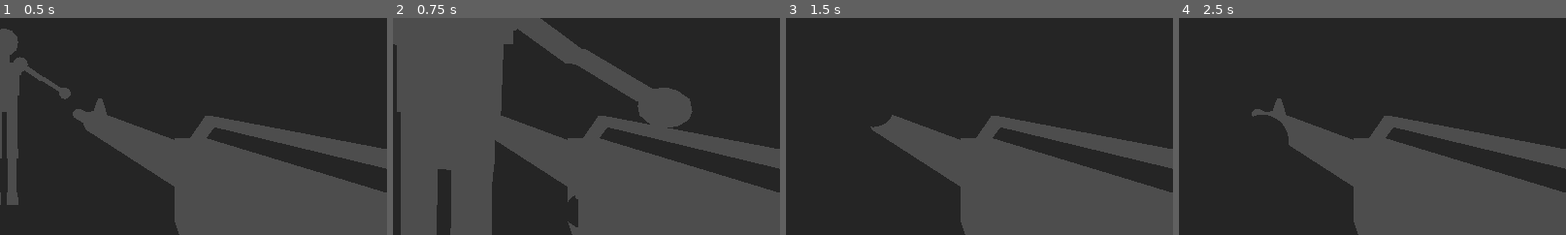
Above: before the commit, frames 1-4 (left to right).
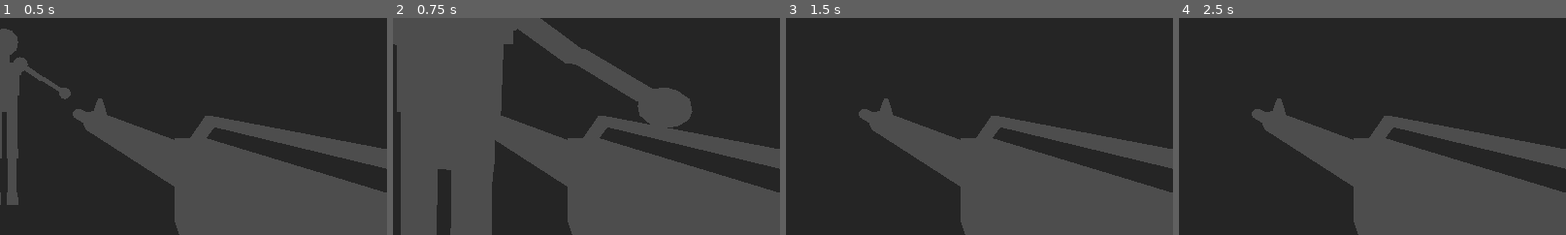
Above: after the commit, the same moments.

Repository: PrestonBrown1/3D-Game
Game: Godot game, scene res://game.tscn
Two runs of this game, one before a commit and one after it. Both use one fixed random seed, a clock stepped at 60 frames per second and the inputs below.
Inputs (mouse positions are % of the whole screen's width and height, from its top left):
- Up to frame 1 (0.5 s): no input
- Up to frame 2 (0.75 s): move the mouse to (49, 52) at 0.52 s; hold W (Forward) from 0.53 s (still down); click (49, 52) at 0.6 s
- Up to frame 3 (1.5 s): keep holding W (Forward); tap Space (Jump) at 0.77 s; move the mouse to (57, 51) at 1.27 s; click (57, 51) at 1.35 s
- Up to frame 4 (2.5 s): keep holding W (Forward); tap Space (Jump) at 1.52 s; tap Enter at 2 s; move the mouse to (42, 49) at 2.02 s; click (42, 49) at 2.1 s
The pictures show only the part of the screen within x 50-99%, y 37-86%; the shares and areas given below are measured in that part.

Frame 1 is identical in both runs. In frame 2, 0.3% of the frame differs, in the area x 45-48%, y 81-97%; in frame 3, 0.6%, in the area x 18-28%, y 37-51%; in frame 4, 0.6%.

Commit message:
Fixed Bullet velocity

Diff:
--- a/Bullet.gd
+++ b/Player/bullet.gd
@@ -1,10 +1,17 @@
-extends Node3D
+extends CharacterBody3D
 var player
+var camera
+const SPEED = 20
 
 # Called when the node enters the scene tree for the first time.
 func _ready():
 	player = get_node("/root/Game/Player")
+	camera = get_node("/root/Game/Player/Camera3D")
+	self.velocity = -1 * player.global_transform.basis.z * SPEED
+	self.velocity.y = camera.global_rotation.x * SPEED
 
+func _physics_process(delta):
+	move_and_slide()
 
 # Called every frame. 'delta' is the elapsed time since the previous frame.
 func _process(delta):
--- a/Player/bullet.tscn
+++ b/Player/bullet.tscn
@@ -1,22 +1,22 @@
 [gd_scene load_steps=4 format=3 uid="uid://dwgcm6t2vcjos"]
 
-[ext_resource type="Script" path="res://Bullet.gd" id="1_whh1k"]
+[ext_resource type="Script" path="res://Player/bullet.gd" id="1_hqihx"]
 
-[sub_resource type="SphereMesh" id="SphereMesh_1vlmd"]
+[sub_resource type="SphereMesh" id="SphereMesh_ewpxg"]
 
-[sub_resource type="SphereShape3D" id="SphereShape3D_3smwe"]
+[sub_resource type="SphereShape3D" id="SphereShape3D_e03u1"]
 
-[node name="Bullet" type="Node3D"]
-script = ExtResource("1_whh1k")
+[node name="Bullet" type="CharacterBody3D"]
+script = ExtResource("1_hqihx")
 
 [node name="MeshInstance3D" type="MeshInstance3D" parent="."]
 transform = Transform3D(0.1, 0, 0, 0, 0.1, 0, 0, 0, 0.1, 0, 0, 0)
-mesh = SubResource("SphereMesh_1vlmd")
+mesh = SubResource("SphereMesh_ewpxg")
 
 [node name="Area3D" type="Area3D" parent="MeshInstance3D"]
 
 [node name="CollisionShape3D" type="CollisionShape3D" parent="MeshInstance3D/Area3D"]
-shape = SubResource("SphereShape3D_3smwe")
+shape = SubResource("SphereShape3D_e03u1")
 
 [node name="Timer" type="Timer" parent="."]
 wait_time = 3.0
